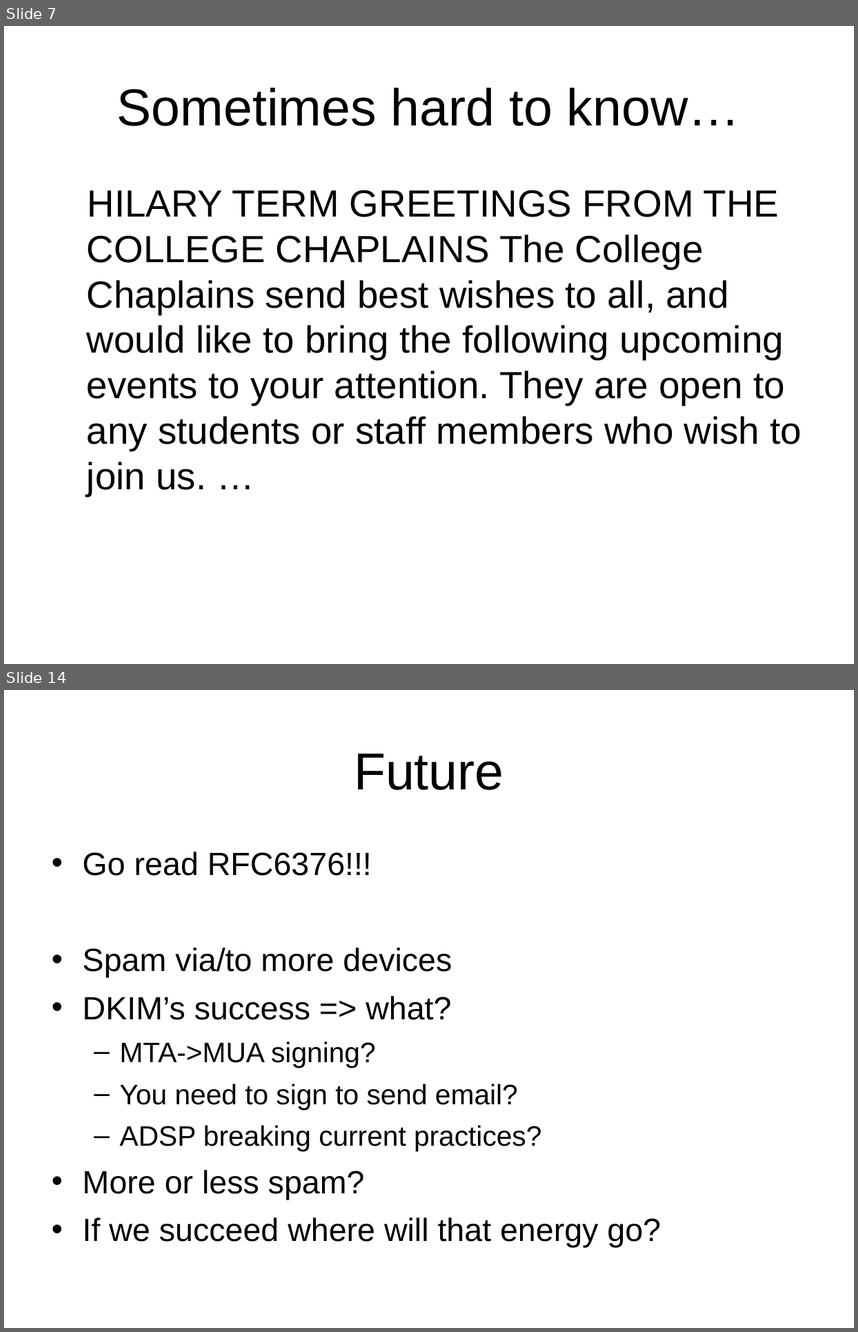
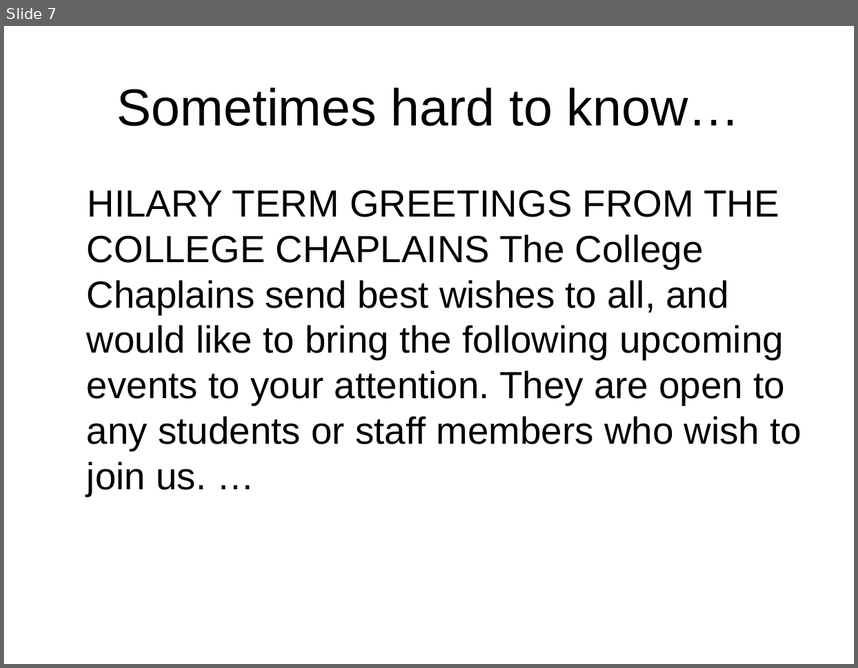
Before and after one commit to sftcd/cs7053, a slide deck: 2016lectures/04-spam.ppt. Shown one above the other, each under a label of ours: slides 7 and 14 before the commit, slide 7 after it; the slides between them are not shown. The pictures are 858x1332 and 858x668 pixels, drawn with LibreOffice and Linux fonts; fonts in the diff are those of the drawing. Boxes give left, top, right and bottom in pixels: in the first picture for what was removed or moved away, otherwise in the second. Text is boxed around its words. In the diff, an @@ line names an element or a change of style, - is before the commit and + after.

Commit message:
tidied up end of spam slides

```diff
--- a/2016lectures/04-spam.ppt
+++ b/2016lectures/04-spam.ppt
@@ slide 14 removed at box(4, 690, 854, 1328), background #FFFFFF @@
@@ title removed at box(354, 753, 504, 790) @@
-Future
@@ text removed at box(83, 851, 661, 1248) @@
-• Go read RFC6376!!!
-• Spam via/to more devices
-• DKIM’s success => what?
-  – MTA->MUA signing?
-  – You need to sign to send email?
-  – ADSP breaking current practices?
-• More or less spam?
-• If we succeed where will that energy go?
```
Also in this commit, not shown: 3 slides added, 1 other file.
